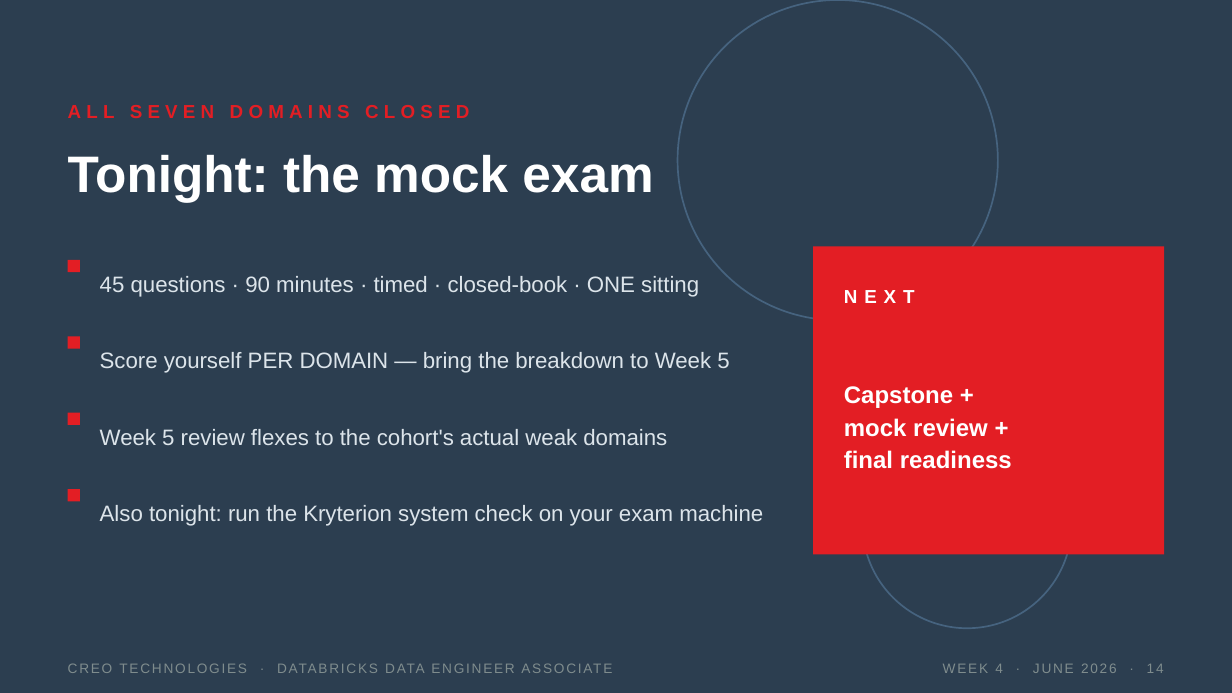
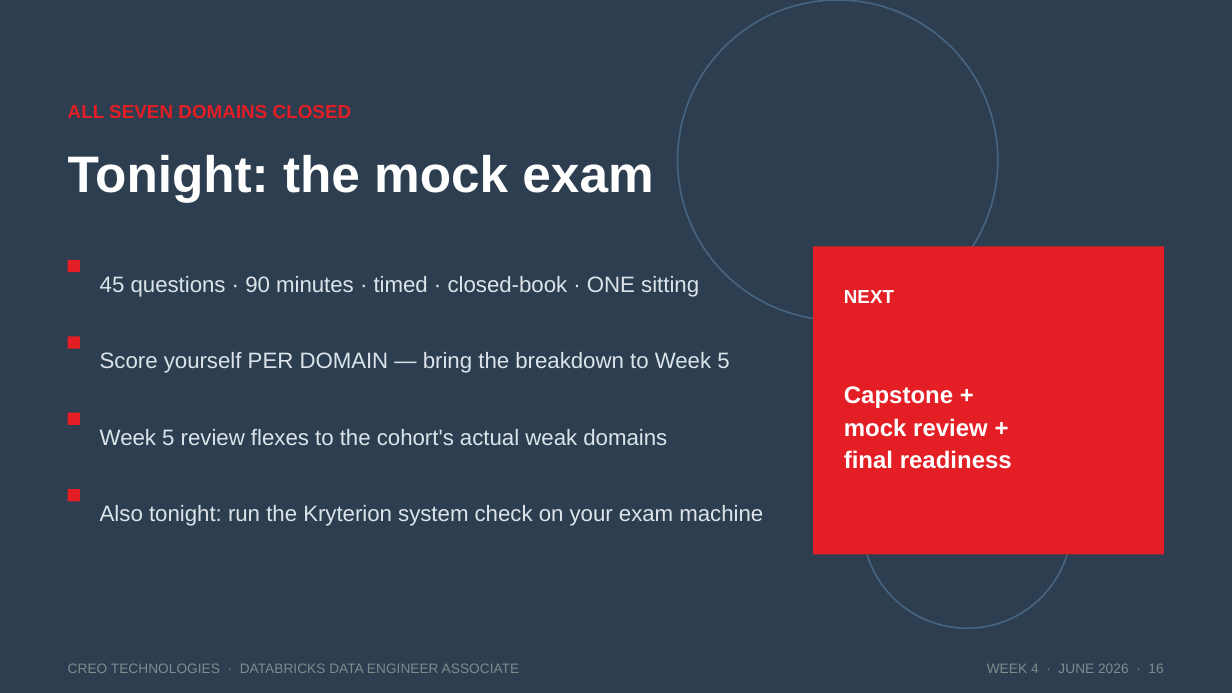
Before and after one commit to tatwan/Databricks_DE_Associate, a slide deck: slide 16 of slides/Week4_Governance_Optimization.pptx (slide 14 before the commit). Drawn at 1232x693 pixels with LibreOffice and Linux fonts; fonts in the diff are those of the drawing. Boxes give left, top, right and bottom in pixels: in the first picture for what was removed or moved away, otherwise in the second. Text is boxed around its words. In the diff, an @@ line names an element or a change of style, - is before the commit and + after.

```diff
--- a/slides/Week4_Governance_Optimization.pptx
+++ b/slides/Week4_Governance_Optimization.pptx
@@ text "ALL SEVEN DOMAINS CLOSED" at (68,105,352,118): letter spacing 3 to 0 pt @@
@@ text "NEXT" at (844,290,894,303): letter spacing 4 to 0 pt @@
@@ text "CREO TECHNOLOGIES · DATABRICKS DATA ..." at (68,663,520,673): letter spacing 1 to 0 pt @@
@@ text at (987,663,1163,673): text changed @@
-WEEK 4 · JUNE 2026 · 14
+WEEK 4 · JUNE 2026 · 16
```
Also in this commit, not shown: 13 other slides changed, 2 slides added, 2 other files.
